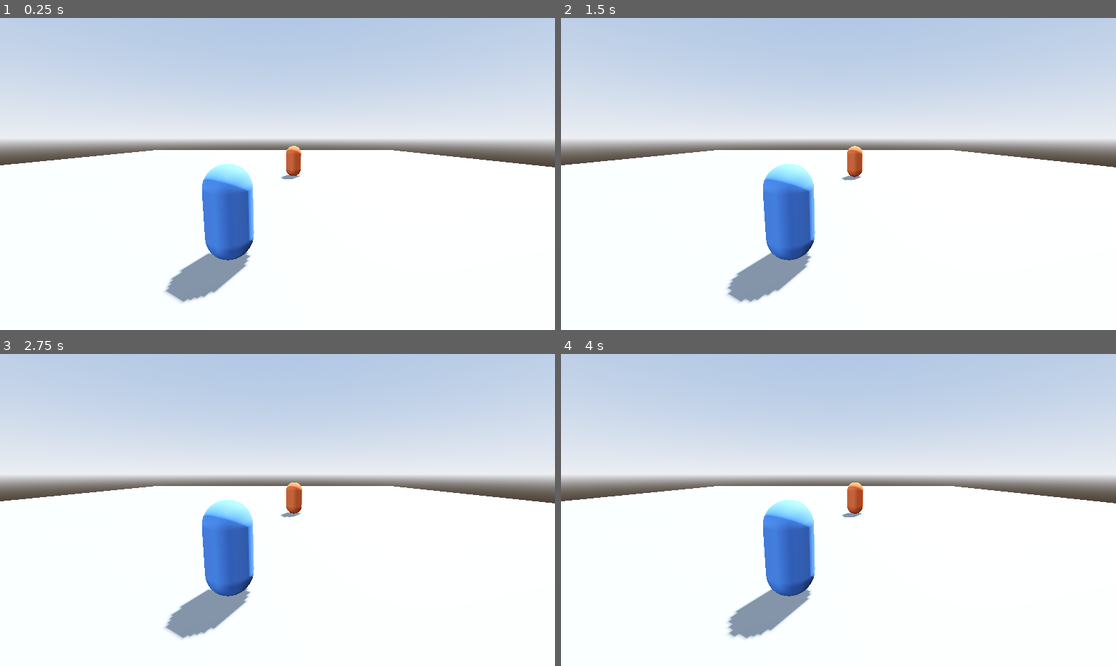
Above: before the commit, frames 1-4 (two rows, left to right).
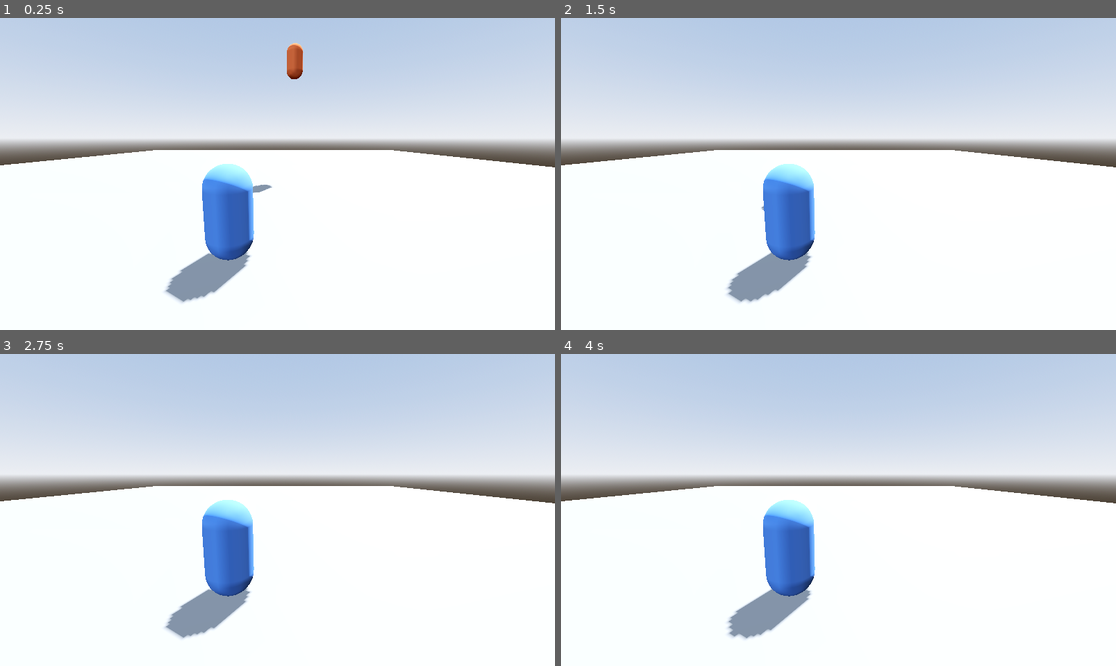
Above: after the commit, the same moments.

Repository: axel-k7/Godot-Modularity-and-Composition
Game: Godot game, scene res://main.tscn
The game is run twice, just before and just after one commit, with the same random seed, the same clock (stepped at 60 frames per second) and the same inputs.
Inputs (mouse positions are in pixels of both pictures, inside the frame that each line leads up to):
- Up to frame 1 (0.25 s): no input
- Up to frame 2 (1.5 s): move the mouse to (960, 158) at 0.52 s; hold W (gameplay_forward) 0.53-1.25 s; tap Space (gameplay_jump) at 0.6, 0.77, 1.07 s; click (960, 158) at 0.67 s; drag from (727, 189) to (810, 236) at 1.27 s
- Up to frame 3 (2.75 s): tap Enter at 2 s; move the mouse to (333, 441) at 2.02 s; hold W (gameplay_forward) from 2.03 s (still down); tap Space (gameplay_jump) at 2.1 s
- Up to frame 4 (4 s): release W (gameplay_forward) at 2.75 s; drag from (810, 572) to (672, 463) at 2.77 s; tap Space (gameplay_jump) at 3.5, 3.6, 3.77 s; move the mouse to (1005, 556) at 3.52 s

The runs differ from the first frame. In frame 1, 0.6% of the frame differs, in the area x 45-55%, y 8-57%; in frame 2, 0.3%; in frame 3, 0.3%; in frame 4, 0.3%.

Commit message:
movement working
mostly temporary, i dont like how the system currently functions

Diff:
--- /dev/null
+++ b/modularity-and-reusability/components/movement/aerial_movement_component.gd
@@ -0,0 +1,12 @@
+extends MovementComponent
+class_name AerialMovementComponent
+
+@export var acceleration: float = 6.0
+@export var drag: float = 1.0
+
+func _physics_process(_delta: float) -> void:
+	var applied_accel = intent_direction * acceleration
+	velocity_component.apply_acceleration("flight", applied_accel)
+
+	var drag_force = -velocity_component.get_velocity() * drag
+	velocity_component.apply_acceleration("drag", drag_force)
--- /dev/null
+++ b/modularity-and-reusability/components/movement/gravity_component.gd
@@ -0,0 +1,17 @@
+extends Node
+class_name GravityComponent
+
+const gravity: float = 9.8 #should not be defined here "constants.gd?"
+
+@export var gravity_multiplier: float = 1.0
+@export var velocity_component: VelocityComponent
+@export var host: Character
+
+func _physics_process(delta: float) -> void:
+	if not host.is_on_floor():
+		velocity_component.apply_acceleration("gravity", Vector3(0, -gravity*gravity_multiplier, 0))
+	else:
+		velocity_component.remove_acceleration("gravity")
+		var current_velocity = velocity_component.get_velocity()
+		if current_velocity.y < 0:
+			velocity_component.apply_impulse(Vector3(0, -current_velocity.y, 0))
--- a/modularity-and-reusability/components/movement_component.gd
+++ b/modularity-and-reusability/components/movement/ground_movement_component.gd
@@ -1,28 +1,18 @@
-extends Node
-class_name MovementComponent
+extends MovementComponent
+class_name GroundMovementComponent
 
 @export var acceleration: float = 10.0
 @export var deceleration: float = 20.0
-@export var velocity_component: VelocityComponent
-
-var intent_direction: Vector3 = Vector3.ZERO
-
-func _ready():
-	if not velocity_component:
-		push_error("movement component has no velocity component")
-
-func set_intent(direction: Vector3) -> void:
-	intent_direction = direction.normalized()
 
 func _physics_process(delta: float) -> void:
 	var applied_accel = Vector3.ZERO
-	if intent_direction.length() > 0:
+	if intent_direction != Vector3.ZERO:
 		applied_accel = intent_direction * acceleration
 
 	if applied_accel.length() > 0:
-		velocity_component.add_force("movement", applied_accel)
+		velocity_component.apply_acceleration("movement", applied_accel)
 	else:
-		velocity_component.remove_force("movement")
+		velocity_component.remove_acceleration("movement")
 
 
 	var current_velocity = velocity_component.get_velocity()
@@ -34,6 +24,6 @@
 			var friction_strength = deceleration * delta
 			var target_velocity = current_velocity.move_toward(Vector3.ZERO, friction_strength)
 			var friction_force = (target_velocity - current_velocity).project(vel_dir) / delta
-			velocity_component.add_force("friction", friction_force)
+			velocity_component.apply_acceleration("friction", friction_force)
 		else:
-			velocity_component.remove_force("friction")
+			velocity_component.remove_acceleration("friction")
--- /dev/null
+++ b/modularity-and-reusability/components/movement/movement_component.gd
@@ -0,0 +1,15 @@
+@abstract extends Node
+class_name MovementComponent
+
+@export var velocity_component: VelocityComponent
+
+var intent_direction: Vector3 = Vector3.ZERO
+
+func _ready():
+	if not velocity_component:
+		push_error("movement component has no velocity component")
+
+func set_intent(direction: Vector3) -> void:
+	intent_direction = direction.normalized()
+
+@abstract func _physics_process(delta: float) -> void
--- /dev/null
+++ b/modularity-and-reusability/components/movement/velocity_component.gd
@@ -0,0 +1,52 @@
+extends Node
+class_name VelocityComponent
+
+signal velocity_changed(new_velocity: Vector3)
+
+@export var cap_speed: bool = false
+@export var max_speed: float = 10.0
+
+var velocity: Vector3 = Vector3.ZERO
+var accelerations: Dictionary[String, Dictionary] = {}
+
+func apply_acceleration(source: String, acceleration: Vector3, ignore_cap: bool = false) -> void:
+	accelerations[source] = {
+		"vector": acceleration,
+		"ignore_cap": ignore_cap
+	}
+
+func apply_impulse(impulse: Vector3):
+	velocity += impulse;
+	emit_signal("velocity_changed", velocity)
+
+func remove_acceleration(source: String) -> void:
+	if accelerations.has(source):
+		accelerations.erase(source)
+
+
+func _physics_process(delta: float) -> void:
+	if accelerations.size() == 0:
+		if velocity == Vector3.ZERO:
+			return
+
+	var total_accel = Vector3.ZERO
+	var bypass_cap = false
+
+	for data in accelerations.values():
+		total_accel += data["vector"]
+		if data.get("ignore_cap", false):
+			bypass_cap = true
+
+	var prev_velocity = velocity
+	velocity += total_accel * delta
+	var velocity_length = velocity.length()
+
+	if cap_speed and not bypass_cap and velocity_length > max_speed:
+		velocity = velocity.normalized() * max_speed
+
+	if velocity != prev_velocity:
+		emit_signal("velocity_changed", velocity)
+
+
+func get_velocity() -> Vector3:
+	return velocity
--- a/modularity-and-reusability/components/velocity_component.gd
+++ /dev/null
@@ -1,41 +0,0 @@
-extends Node
-class_name VelocityComponent
-
-signal velocity_changed(new_velocity: Vector3)
-
-@export var cap_speed: bool = false
-@export var max_speed: float = 10.0
-
-var velocity: Vector3 = Vector3.ZERO
-var forces: Dictionary[String, Dictionary] = {}
-
-func add_force(source: String, force: Vector3, ignore_cap: bool = false) -> void:
-	forces[source] = {
-		"vector": force,
-		"ignore_cap": ignore_cap
-	}
-
-func remove_force(source: String) -> void:
-	if forces.has(source):
-		forces.erase(source)
-
-func _physics_process(delta: float) -> void:
-	var total_accel = Vector3.ZERO
-	var bypass_cap = false
-
-	for data in forces.values():
-		total_accel += data["vector"]
-		if data.get("ignore_cap", false):
-			bypass_cap = true
-
-	velocity += total_accel * delta
-
-	if cap_speed and not bypass_cap and velocity.length() > max_speed:
-		velocity = velocity.normalized() * max_speed
-
-	if velocity.length() > 0 or total_accel != Vector3.ZERO:
-		emit_signal("velocity_changed", velocity)
-
-
-func get_velocity() -> Vector3:
-	return velocity
--- a/modularity-and-reusability/entities/characters/test_character/components/test_movement_component.gd
+++ b/modularity-and-reusability/entities/characters/test_character/components/test_movement_component.gd
@@ -1,4 +1,4 @@
-extends MovementComponent
+extends GroundMovementComponent
 
-func move_up():
-	pass#host.velocity.y += 4
+func jump():
+	velocity_component.apply_impulse(Vector3(0,6,0))
--- a/modularity-and-reusability/entities/characters/test_character/tasks/move_up_task.gd
+++ b/modularity-and-reusability/entities/characters/test_character/tasks/move_up_task.gd
@@ -1,9 +1,8 @@
 extends Task
-
 
 @export var character: Character
 
 func run(_delta: float) -> void:
 	print("move up task ran")
-	character.movement_component.move_up()
+	character.movement_component.jump()
 	_success()
--- a/modularity-and-reusability/entities/characters/test_character/test_character.tscn
+++ b/modularity-and-reusability/entities/characters/test_character/test_character.tscn
@@ -1,14 +1,16 @@
-[gd_scene load_steps=14 format=3 uid="uid://cqelal4m1nf4p"]
+[gd_scene load_steps=16 format=3 uid="uid://cqelal4m1nf4p"]
 
 [ext_resource type="Script" uid="uid://c30wjn2iimueq" path="res://entities/characters/test_character/test_character.gd" id="1_jaoac"]
 [ext_resource type="Script" uid="uid://bhwqafxq0q31y" path="res://components/health_component.gd" id="2_jaoac"]
 [ext_resource type="Script" uid="uid://bfty3a23w5lwg" path="res://entities/characters/test_character/components/test_movement_component.gd" id="3_pwfl5"]
 [ext_resource type="Script" uid="uid://dovqfkur4wbi7" path="res://components/hitbox_component.gd" id="4_ljxi7"]
 [ext_resource type="Script" uid="uid://byta28dtp5ovq" path="res://behaviour_tree/behaviour_tree.gd" id="5_htkbl"]
-[ext_resource type="Script" uid="uid://brbooej8vpeec" path="res://components/velocity_component.gd" id="5_vyuve"]
+[ext_resource type="Script" uid="uid://brbooej8vpeec" path="res://components/movement/velocity_component.gd" id="5_vyuve"]
 [ext_resource type="Script" uid="uid://cdwdyjjtqn132" path="res://behaviour_tree/decorator_tasks/repeat.gd" id="6_hg2xp"]
 [ext_resource type="Script" uid="uid://bsrgybr8va44g" path="res://entities/characters/test_character/tasks/move_up_task.gd" id="6_jaoac"]
+[ext_resource type="Script" uid="uid://dec665sgcebpd" path="res://components/movement/gravity_component.gd" id="7_dq6dq"]
 [ext_resource type="Script" uid="uid://drrrusnv7o2fa" path="res://behaviour_tree/decorator_tasks/force_failure.gd" id="7_ljxi7"]
+[ext_resource type="Script" uid="uid://cr4058u3u3sov" path="res://components/movement/physics_mover_component.gd" id="10_opq77"]
 
 [sub_resource type="CapsuleShape3D" id="CapsuleShape3D_sd7q5"]
 
@@ -20,12 +22,13 @@
 
 [sub_resource type="CapsuleShape3D" id="CapsuleShape3D_7812d"]
 
-[node name="TestCharacter" type="CharacterBody3D" node_paths=PackedStringArray("behaviour_tree", "health_component", "hitbox_component", "movement_component")]
+[node name="TestCharacter" type="CharacterBody3D" node_paths=PackedStringArray("behaviour_tree", "health_component", "hitbox_component", "velocity_component", "movement_component")]
 script = ExtResource("1_jaoac")
 behaviour_tree = NodePath("BehaviourTree")
 health_component = NodePath("HealthComponent")
 hitbox_component = NodePath("HitboxComponent")
-movement_component = NodePath("MovementComponent")
+velocity_component = NodePath("VelocityComponent")
+movement_component = NodePath("GroundMovementComponent")
 metadata/_custom_type_script = "uid://by40ky2y8akxy"
 
 [node name="CollisionShape3D" type="CollisionShape3D" parent="."]
@@ -48,14 +51,26 @@
 script = ExtResource("2_jaoac")
 metadata/_custom_type_script = "uid://bhwqafxq0q31y"
 
-[node name="MovementComponent" type="Node" parent="." node_paths=PackedStringArray("velocity_component")]
-script = ExtResource("3_pwfl5")
-velocity_component = NodePath("../VelocityComponent")
-metadata/_custom_type_script = "uid://dedcrsv4lfa4d"
-
 [node name="VelocityComponent" type="Node" parent="."]
 script = ExtResource("5_vyuve")
 metadata/_custom_type_script = "uid://brbooej8vpeec"
+
+[node name="GroundMovementComponent" type="Node" parent="." node_paths=PackedStringArray("velocity_component")]
+script = ExtResource("3_pwfl5")
+velocity_component = NodePath("../VelocityComponent")
+metadata/_custom_type_script = "uid://cfhxjb864qhlw"
+
+[node name="PhysicsMoverComponent" type="Node" parent="." node_paths=PackedStringArray("velocity_component", "host")]
+script = ExtResource("10_opq77")
+velocity_component = NodePath("../VelocityComponent")
+host = NodePath("..")
+metadata/_custom_type_script = "uid://cr4058u3u3sov"
+
+[node name="GravityComponent" type="Node" parent="." node_paths=PackedStringArray("velocity_component", "host")]
+script = ExtResource("7_dq6dq")
+velocity_component = NodePath("../VelocityComponent")
+host = NodePath("..")
+metadata/_custom_type_script = "uid://dec665sgcebpd"
 
 [node name="BehaviourTree" type="Node" parent="." node_paths=PackedStringArray("root_task")]
 script = ExtResource("5_htkbl")
--- a/modularity-and-reusability/entities/player/player.tscn
+++ b/modularity-and-reusability/entities/player/player.tscn
@@ -4,9 +4,9 @@
 [ext_resource type="Script" uid="uid://cdnwb8clb3rjp" path="res://components/input_listener.gd" id="2_abrql"]
 [ext_resource type="Script" uid="uid://bhwqafxq0q31y" path="res://components/health_component.gd" id="3_fkugw"]
 [ext_resource type="Script" uid="uid://dovqfkur4wbi7" path="res://components/hitbox_component.gd" id="4_8fjmc"]
-[ext_resource type="Script" uid="uid://cr4058u3u3sov" path="res://components/physics_mover_component.gd" id="5_26q78"]
-[ext_resource type="Script" uid="uid://dedcrsv4lfa4d" path="res://components/movement_component.gd" id="5_qiwj3"]
-[ext_resource type="Script" uid="uid://brbooej8vpeec" path="res://components/velocity_component.gd" id="6_8fjmc"]
+[ext_resource type="Script" uid="uid://cr4058u3u3sov" path="res://components/movement/physics_mover_component.gd" id="5_26q78"]
+[ext_resource type="Script" uid="uid://brbooej8vpeec" path="res://components/movement/velocity_component.gd" id="6_8fjmc"]
+[ext_resource type="Script" uid="uid://cfhxjb864qhlw" path="res://components/movement/ground_movement_component.gd" id="7_qiwj3"]
 
 [sub_resource type="StandardMaterial3D" id="StandardMaterial3D_abrql"]
 albedo_color = Color(0.3372549, 0.56078434, 1, 1)
@@ -18,13 +18,14 @@
 
 [sub_resource type="CapsuleShape3D" id="CapsuleShape3D_26q78"]
 
-[node name="Player" type="CharacterBody3D" node_paths=PackedStringArray("input_listener", "health_component", "hitbox_component", "movement_component")]
+[node name="Player" type="CharacterBody3D" node_paths=PackedStringArray("input_listener", "health_component", "hitbox_component", "velocity_component", "movement_component")]
 axis_lock_linear_y = true
 script = ExtResource("1_symyc")
 input_listener = NodePath("InputListener")
 health_component = NodePath("HealthComponent")
 hitbox_component = NodePath("HitboxComponent")
-movement_component = NodePath("MovementComponent")
+velocity_component = NodePath("VelocityComponent")
+movement_component = NodePath("GroundMovementComponent")
 metadata/_custom_type_script = "uid://dpi23cc0sqdsp"
 
 [node name="MeshInstance3D" type="MeshInstance3D" parent="."]
@@ -50,11 +51,6 @@
 script = ExtResource("3_fkugw")
 metadata/_custom_type_script = "uid://bhwqafxq0q31y"
 
-[node name="MovementComponent" type="Node" parent="." node_paths=PackedStringArray("velocity_component")]
-script = ExtResource("5_qiwj3")
-velocity_component = NodePath("../VelocityComponent")
-metadata/_custom_type_script = "uid://dedcrsv4lfa4d"
-
 [node name="PhysicsMoverComponent" type="Node" parent="." node_paths=PackedStringArray("velocity_component", "host")]
 script = ExtResource("5_26q78")
 velocity_component = NodePath("../VelocityComponent")
@@ -69,3 +65,8 @@
 [node name="VelocityComponent" type="Node" parent="."]
 script = ExtResource("6_8fjmc")
 metadata/_custom_type_script = "uid://brbooej8vpeec"
+
+[node name="GroundMovementComponent" type="Node" parent="." node_paths=PackedStringArray("velocity_component")]
+script = ExtResource("7_qiwj3")
+velocity_component = NodePath("../VelocityComponent")
+metadata/_custom_type_script = "uid://cfhxjb864qhlw"
Not shown, added: modularity-and-reusability/components/movement/aerial_movement_component.gd.uid
Not shown, added: modularity-and-reusability/components/movement/gravity_component.gd.uid
Not shown, added: modularity-and-reusability/components/movement/ground_movement_component.gd.uid
Renamed: modularity-and-reusability/components/movement_component.gd.uid -> modularity-and-reusability/components/movement/movement_component.gd.uid
Renamed: modularity-and-reusability/components/physics_mover_component.gd -> modularity-and-reusability/components/movement/physics_mover_component.gd
Renamed: modularity-and-reusability/components/physics_mover_component.gd.uid -> modularity-and-reusability/components/movement/physics_mover_component.gd.uid
Renamed: modularity-and-reusability/components/velocity_component.gd.uid -> modularity-and-reusability/components/movement/velocity_component.gd.uid
